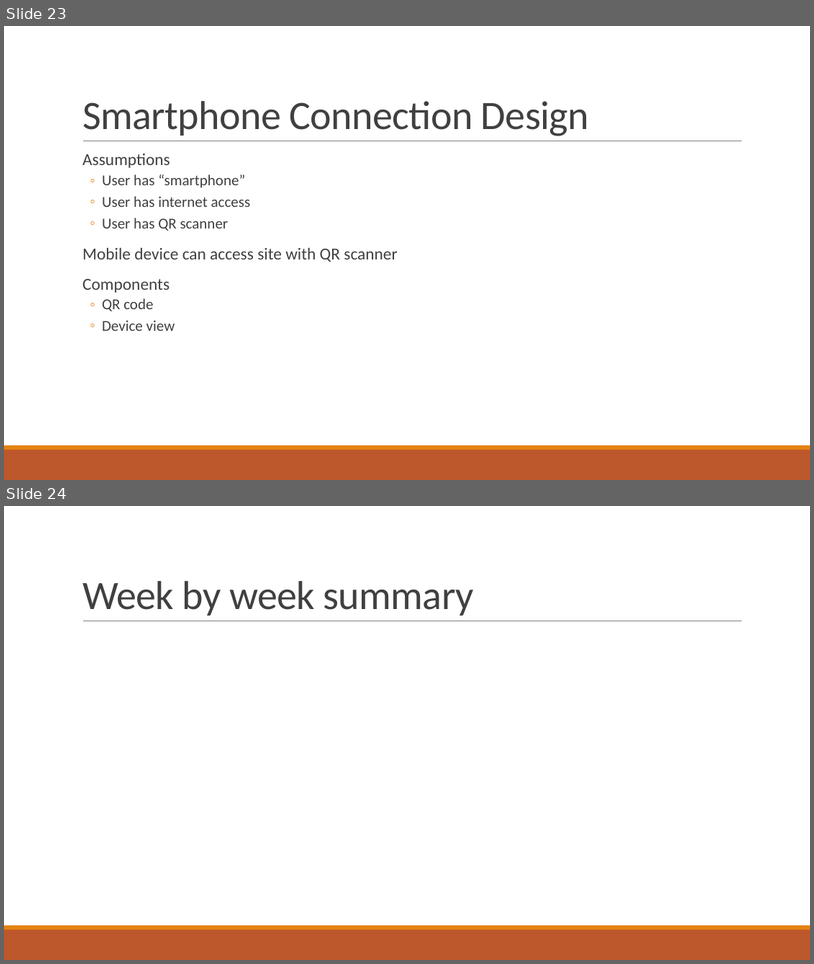
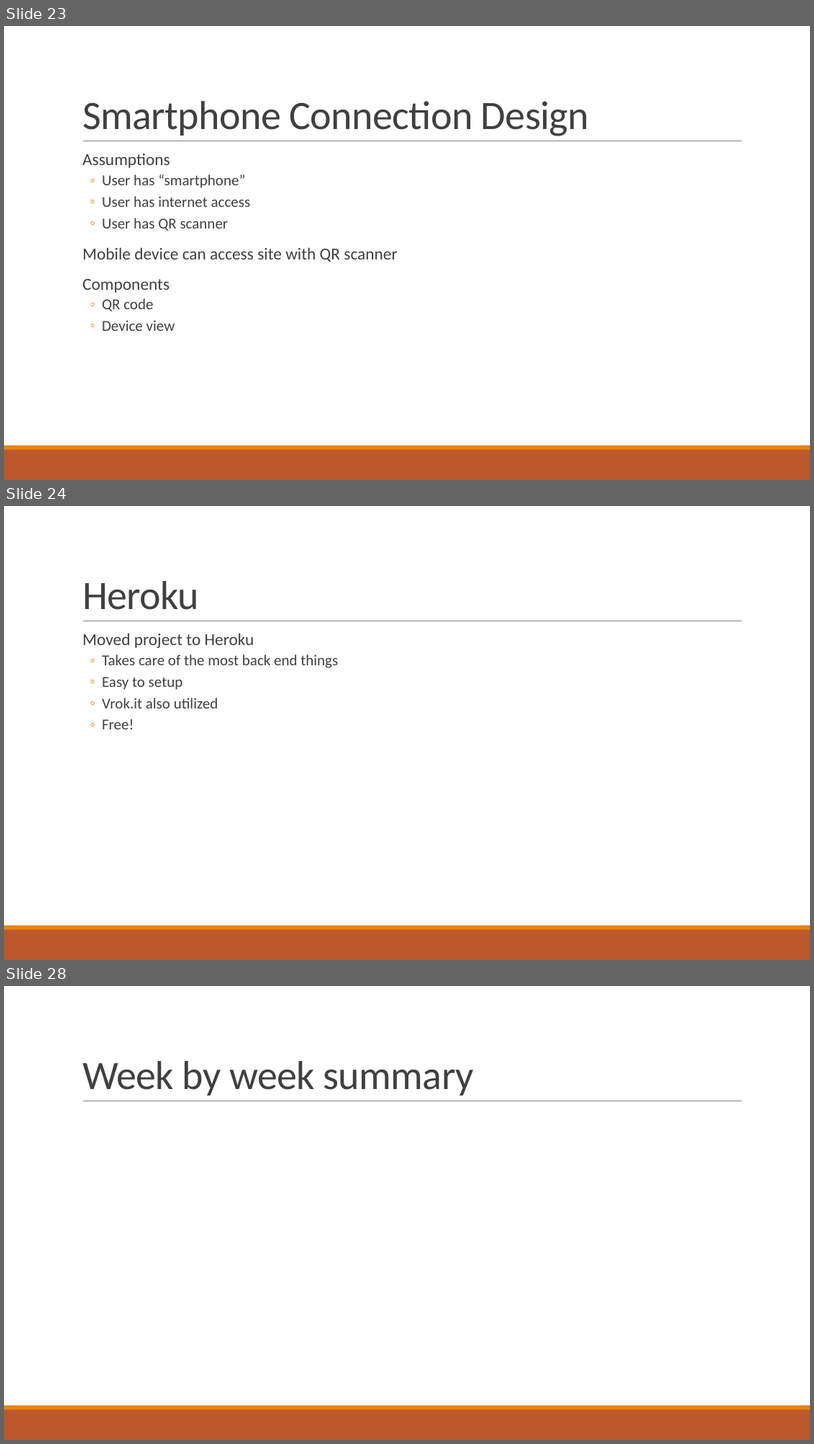
Before and after one commit to gonsalvg/Capstone-Forge-App, a slide deck: Project Documents/Progress Report 2/Progress report.pptx. Shown one above the other, each under a label of ours: slides 23 and 24 before the commit, slides 23, 24 and 28 after it; the slides between them are not shown. The pictures are 814x964 and 814x1444 pixels, drawn with LibreOffice and Linux fonts; fonts in the diff are those of the drawing. Boxes give left, top, right and bottom in pixels: in the first picture for what was removed or moved away, otherwise in the second. Text is boxed around its words. In the diff, an @@ line names an element or a change of style, - is before the commit and + after.

```diff
--- a/Project Documents/Progress Report 2/Progress report.pptx
+++ b/Project Documents/Progress Report 2/Progress report.pptx
@@ slide 24 added at <box>4,506,810,960</box>, background #FFFFFF; not listed: 3 template elements that a slide beside it also shows @@
@@ title added at <box>82,581,199,610</box>, 48 pt, text #404040 @@
+Heroku
@@ text added at <box>82,633,338,729</box>, 18 pt, text #404040 @@
+  Moved project to Heroku
+  ◦ Takes care of the most back end things
+  ◦ Easy to setup
+  ◦ Vrok.it also utilized
+  ◦ Free!
@@ what was slide 24 is now slide 28 @@
```
Also in this commit, not shown: 3 other slides added.
